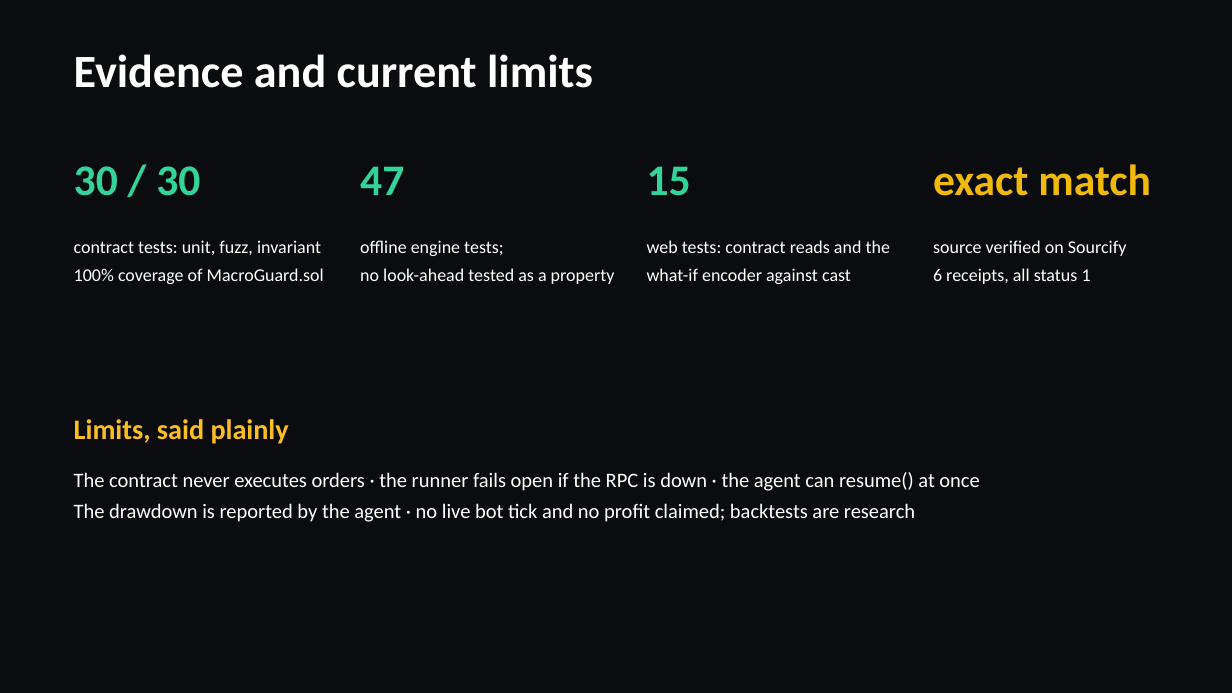
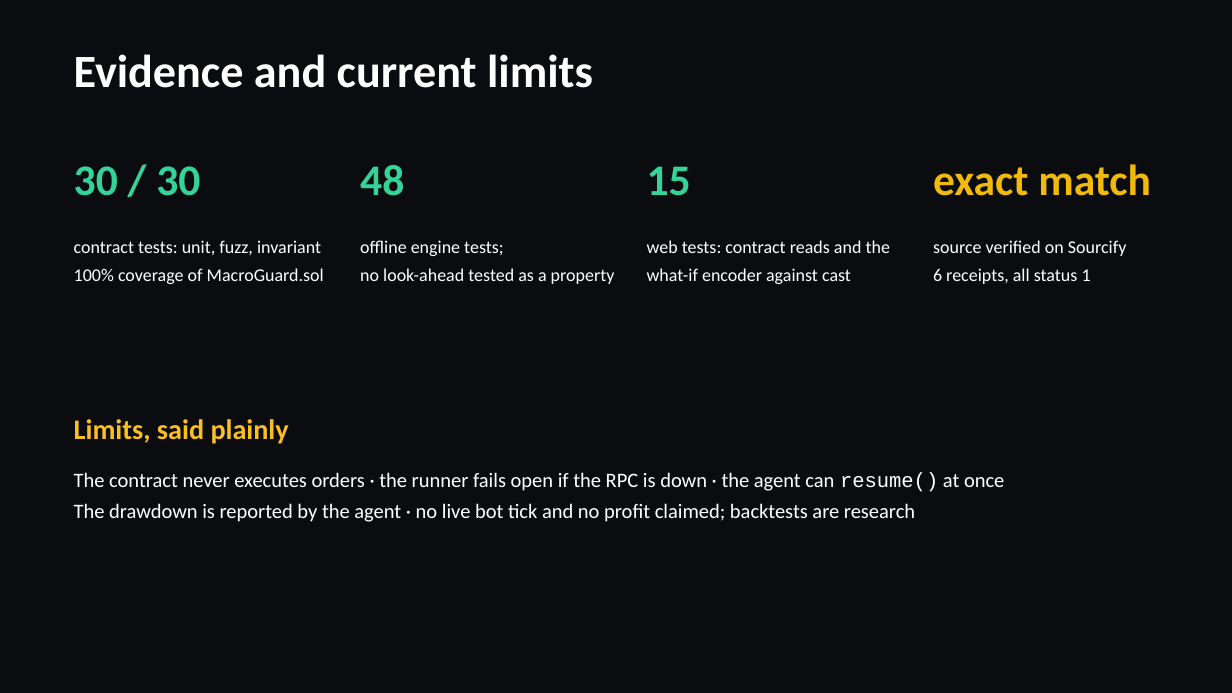
Before and after one commit to Stylenecy/seed-bnb, a slide deck: slide 8 of drift/docs/submission/DRIFT-pitch.pptx. Drawn at 1232x693 pixels with LibreOffice and Linux fonts; fonts in the diff are those of the drawing. Boxes give left, top, right and bottom in pixels: in the first picture for what was removed or moved away, otherwise in the second. Text is boxed around its words. In the diff, an @@ line names an element or a change of style, - is before the commit and + after.

```diff
--- a/drift/docs/submission/DRIFT-pitch.pptx
+++ b/drift/docs/submission/DRIFT-pitch.pptx
@@ text at [360,165,404,196]: text changed @@
-47
+48
@@ text at [74,472,1004,492]: font Calibri to Courier New in "resume()" @@
```
Also in this commit, not shown: 6 other slides changed, 2 other files.
